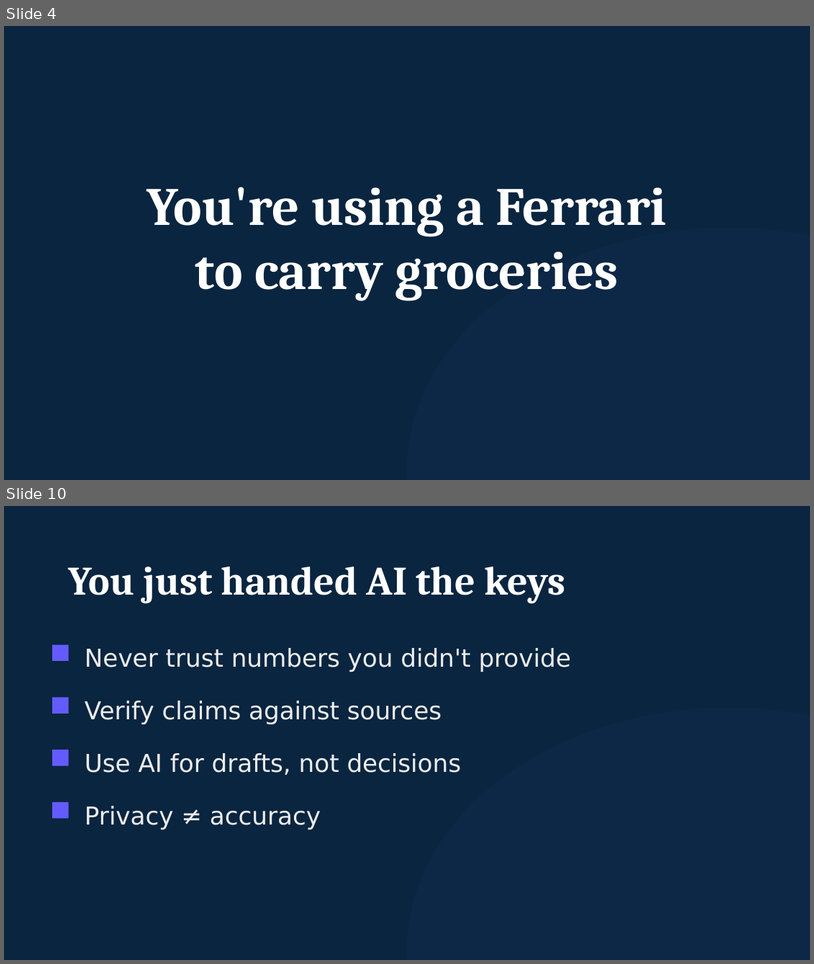
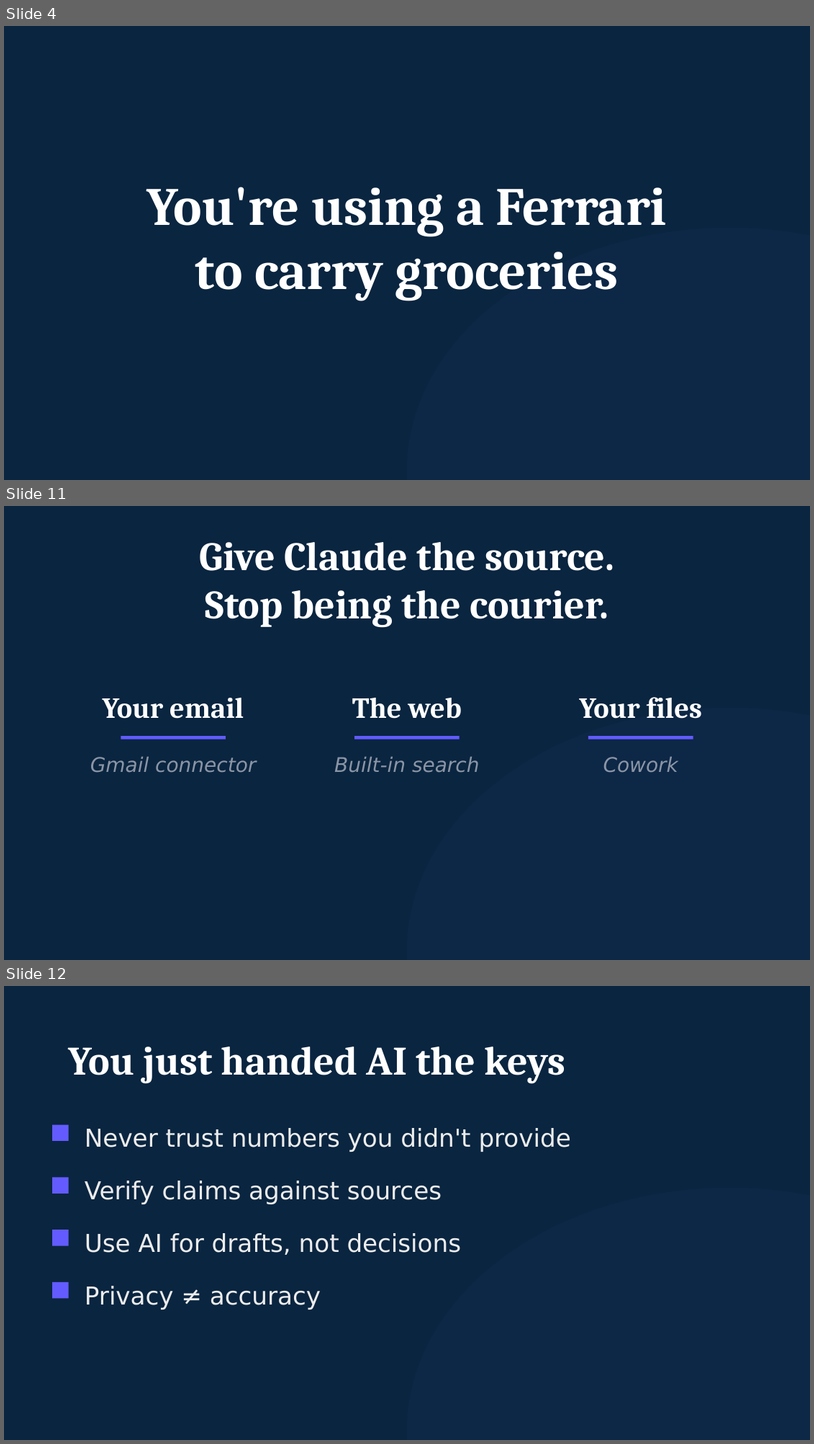
Before and after one commit to michaelengland/ai-best-practices, a slide deck: decks/workshop-2-orchestrator/workshop-2-orchestrator.pptx. Shown one above the other, each under a label of ours: slides 4 and 10 before the commit, slides 4, 11 and 12 after it; the slides between them are not shown. The pictures are 814x964 and 814x1444 pixels, drawn with LibreOffice and Linux fonts; fonts in the diff are those of the drawing. Boxes give left, top, right and bottom in pixels: in the first picture for what was removed or moved away, otherwise in the second. Text is boxed around its words. In the diff, an @@ line names an element or a change of style, - is before the commit and + after.

```diff
--- a/decks/workshop-2-orchestrator/workshop-2-orchestrator.pptx
+++ b/decks/workshop-2-orchestrator/workshop-2-orchestrator.pptx
@@ slide 11 added at (4, 506, 810, 960), background #0A2540 @@
@@ text added at (200, 542, 615, 628), 36 pt, text #FFFFFF, bold @@
+Give Claude the source.
+Stop being the courier.
@@ text added at (103, 698, 244, 718), 26 pt, text #FFFFFF, bold @@
+Your email
@@ text added at (352, 698, 462, 718), 26 pt, text #FFFFFF, bold @@
+The web
@@ text added at (579, 697, 702, 718), 26 pt, text #FFFFFF, bold @@
+Your files
@@ ellipse added at (407, 708, 810, 960), fill #635BFF at 4% opacity @@
@@ rectangle added at (121, 736, 226, 739), fill #635BFF @@
@@ rectangle added at (355, 736, 460, 739), fill #635BFF @@
@@ rectangle added at (589, 736, 694, 739), fill #635BFF @@
@@ text added at (90, 757, 256, 772), 18 pt, text #8B95A5, italic @@
+Gmail connector
@@ text added at (334, 757, 480, 772), 18 pt, text #8B95A5, italic @@
+Built-in search
@@ text added at (604, 757, 679, 772), 18 pt, text #8B95A5, italic @@
+Cowork
@@ what was slide 10 is now slide 12 @@
```
Also in this commit, not shown: 9 slides changed, 3 other slides added, 2 slides removed, 10 other files.
